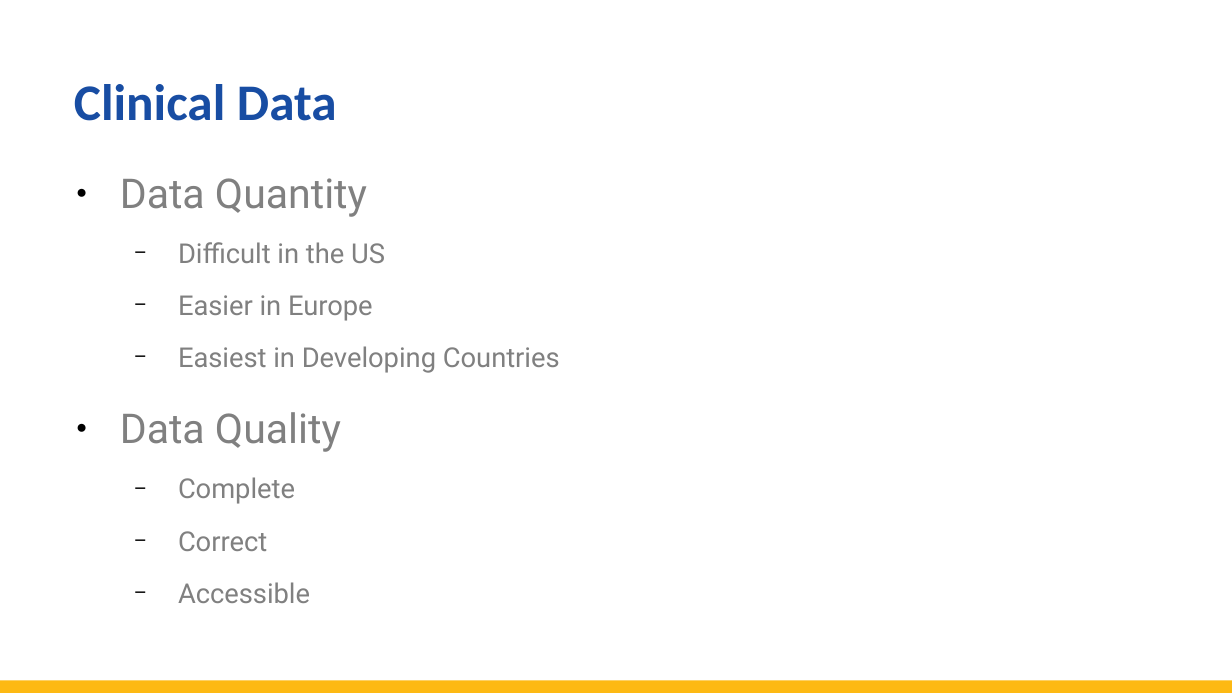
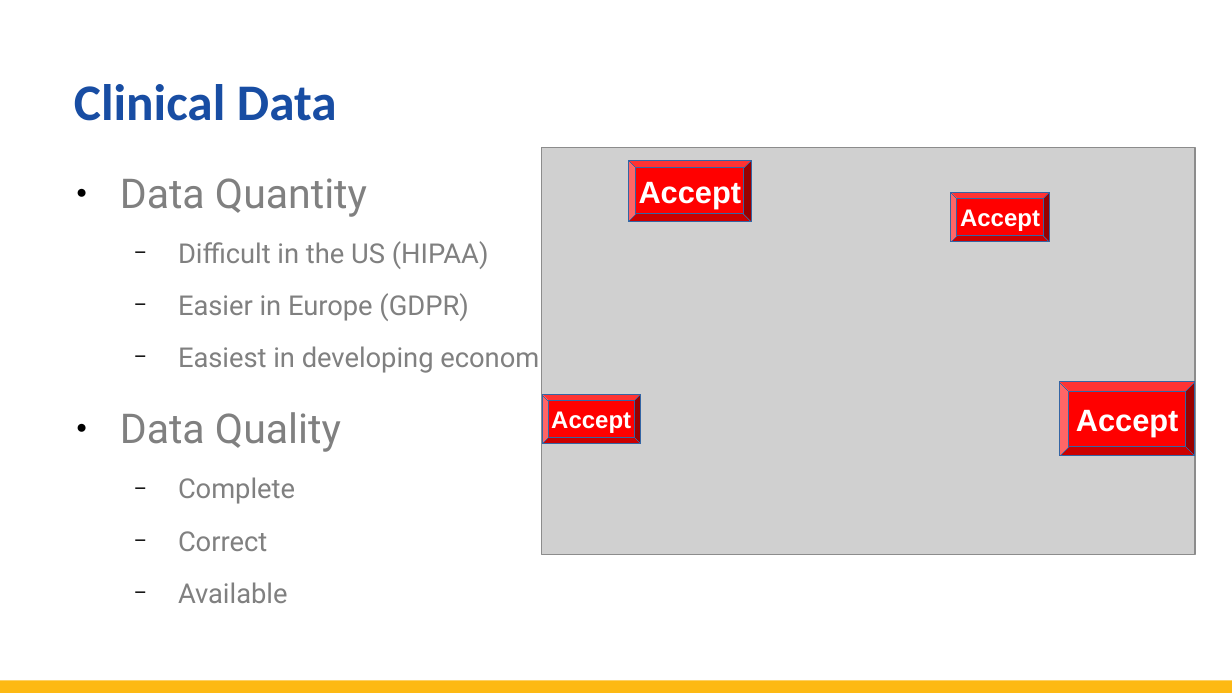
Before and after one commit to totalgood/dsdh, a slide deck: slide 3 of modules/L04/DHDS-L4-clinical.odp. Drawn at 1232x693 pixels with LibreOffice and Linux fonts; fonts in the diff are those of the drawing; grey boxes stand for pictures. Boxes give left, top, right and bottom in pixels: in the first picture for what was removed or moved away, otherwise in the second. Text is boxed around its words. In the diff, an @@ line names an element or a change of style, - is before the commit and + after.

```diff
--- a/modules/L04/DHDS-L4-clinical.odp
+++ b/modules/L04/DHDS-L4-clinical.odp
@@ picture added at (x1=542, y1=148, x2=1195, y2=554) @@
@@ text at (x1=120, y1=178, x2=574, y2=551): text changed @@
-  − Accessible
+  − Available
@@ bevel added at (x1=628, y1=160, x2=752, y2=222), fill #FF0000, outline #3465A4 0 pt, 18 pt, text #FFFFFF, bold @@
+Accept
@@ bevel added at (x1=951, y1=192, x2=1050, y2=241), fill #FF0000, outline #3465A4 0 pt, 14 pt, text #FFFFFF, bold @@
+Accept
@@ text at (x1=178, y1=241, x2=574, y2=374): text changed @@
-  − Difficult in the US
-  − Easier in Europe
-  − Easiest in Developing Countries
+  − Difficult in the US (HIPAA)
+  − Easier in Europe (GDPR)
+  − Easiest in developing economies
@@ bevel added at (x1=1060, y1=382, x2=1195, y2=456), fill #FF0000, outline #3465A4 0 pt, 18 pt, text #FFFFFF, bold @@
+Accept
@@ bevel added at (x1=542, y1=394, x2=641, y2=444), fill #FF0000, outline #3465A4 0 pt, 14 pt, text #FFFFFF, bold @@
+Accept
```
Also in this commit, not shown: 4 other slides changed, 13 slides added, 2 slides removed, 24 other files.
